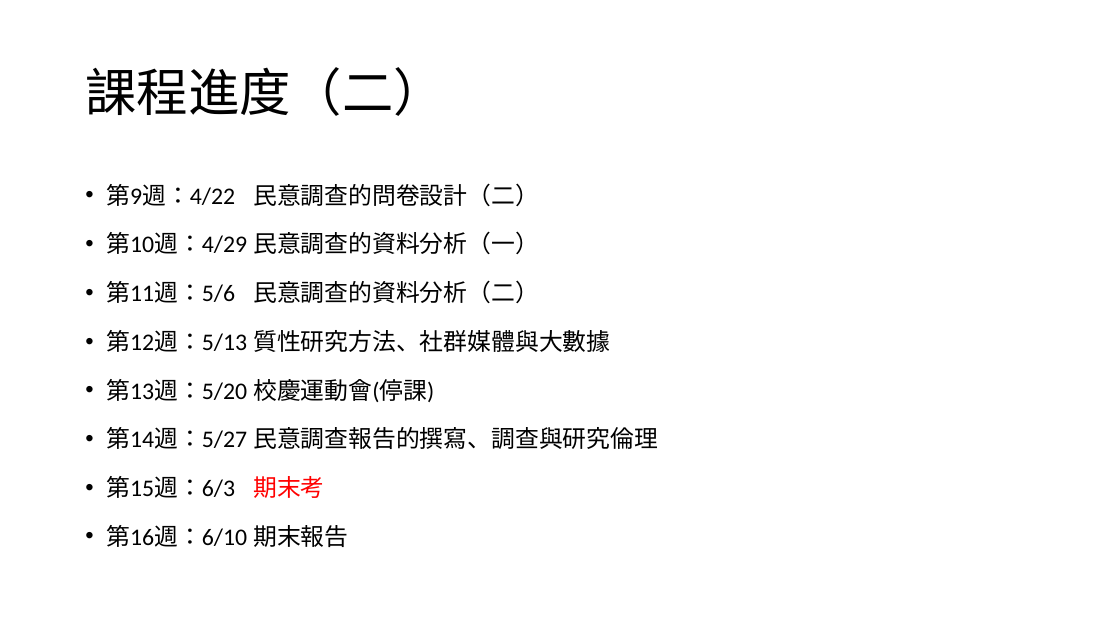
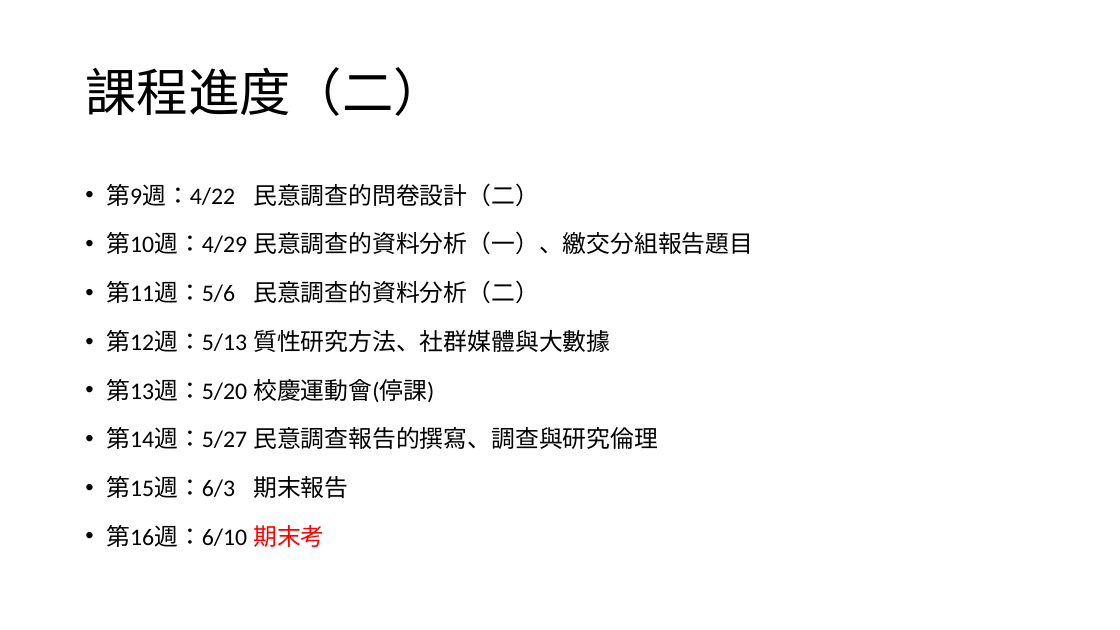
Before and after one commit to TsaiChiahung/PublicOpinion2026, a slide deck: slide 8 of 投影片/民意調查課程簡介.pptx. Drawn at 1120x630 pixels with LibreOffice and Linux fonts; fonts in the diff are those of the drawing. Boxes give left, top, right and bottom in pixels: in the first picture for what was removed or moved away, otherwise in the second. Text is boxed around its words. In the diff, an @@ line names an element or a change of style, - is before the commit and + after.

```diff
--- a/投影片/民意調查課程簡介.pptx
+++ b/投影片/民意調查課程簡介.pptx
@@ text at box(106, 231, 753, 254): text changed @@
-• 第10週：4/29 民意調查的資料分析（一）
+• 第10週：4/29 民意調查的資料分析（一）、繳交分組報告題目
@@ text at box(106, 476, 348, 547): text changed @@
-• 第15週：6/3 期末考
-• 第16週：6/10 期末報告
+• 第15週：6/3 期末報告
+• 第16週：6/10 期末考
```
